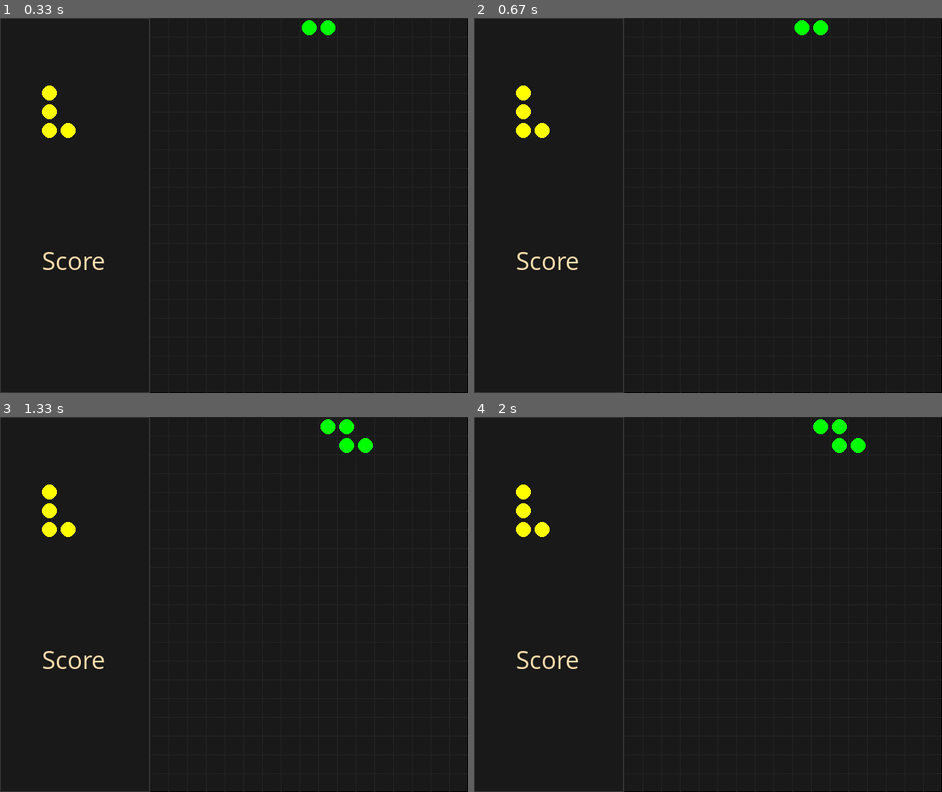
Above: before the commit, frames 1-4 (two rows, left to right).
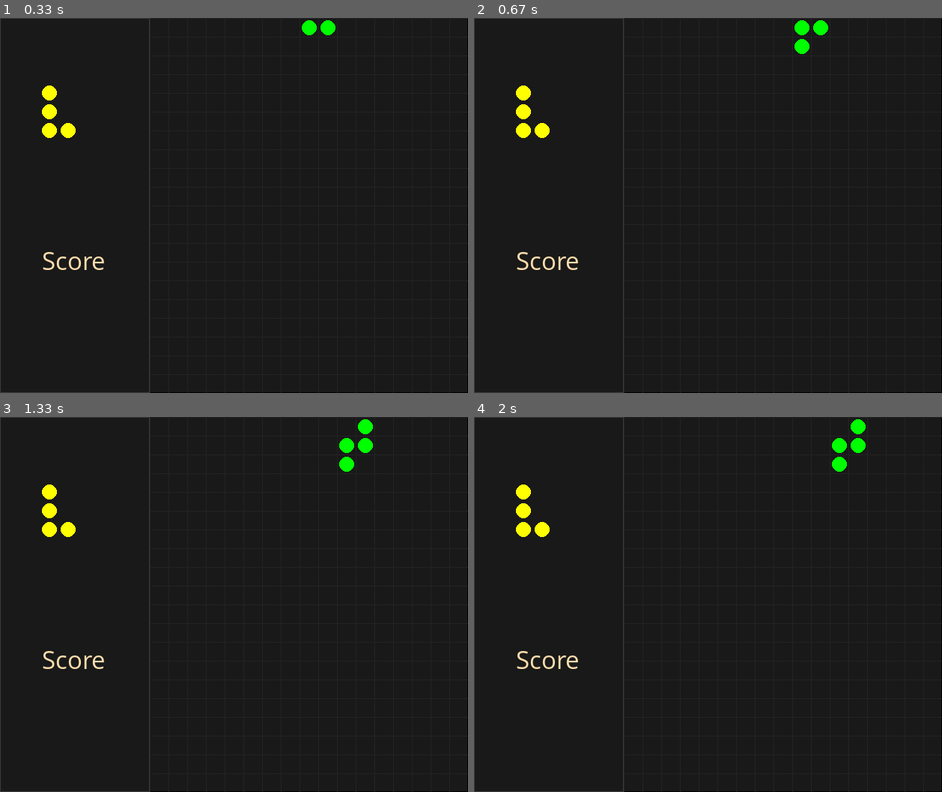
Above: after the commit, the same moments.

Repository: RoboAI/Tetris-in-Pygame
Game: pygame game, started from TheTetrisGame.py
Same seed, same stepped clock (60 frames per second), same inputs: the game is played once before the commit and once after it.
Inputs:
- Up to frame 1 (0.33 s): no input
- Up to frame 2 (0.67 s): hold R from 0.33 s (still down); hold Right from 0.33 s (still down)
- Up to frame 3 (1.33 s): release R at 0.8 s; release Right at 0.8 s; hold Right 0.83-1.3 s
- Up to frame 4 (2 s): hold Up 1.33-1.63 s; hold Right from 1.67 s (still down)

Frame 1 is identical in both runs. In frame 2, 0.1% of the frame differs, in the area x 68-72%, y 5-10%; in frame 3, 0.4%, in the area x 68-80%, y 0-15%; in frame 4, 0.4%.

Commit message:
added class InputProcessor, working

Diff:
--- a/Globals.py
+++ b/Globals.py
@@ -26,6 +26,10 @@
                         "Z": self.ZBlock,
                         "S": self.SBlock,
                         "SQ": self.SQBlock}
+
+    game_over = False
+    layers_cleared = 0
+    player_score = 0
 
     border_thickness = 1
 
--- a/TheTetrisGame.py
+++ b/TheTetrisGame.py
@@ -52,6 +52,7 @@
 def get_new_shape_by_name(shape_name) -> TetriminoShape:
     found_item = gb.GameShapes.get(shape_name)
     return setup_new_shape([shape_name, found_item])
+
 
 
 #setup grid
@@ -151,13 +152,6 @@
     return ([False, "none"])
 
 
-def move_shape_right(shape: TetriminoShape, str_wall):
-    # check for wall collisions
-    result = check_wall_collision(shape, grid_walls, str_wall)
-    if(result[0] == True):
-        return False
-
-
 # checks for collisions then moves a shape by one space
 def move_shape_by_one(direction, shape: TetriminoShape, walls, wall_desc):
 
@@ -285,28 +279,33 @@
 
     #pygame.display.set_caption("touch down")
 
+    # make it stop moving
     player_shape.moving = False
 
+    # player not controlling now so add it to list to be drawn with others
     game_shapes.append(player_shape)
 
     #------------------------
     # TODO: check if landed-shape has gone beyond upper-wall, then its game-over
     #------------------------
 
-    #---------------------------------------------------
+    #-------------------------------------------------------
     # add current shape's blocks to the corresponding layers
     for block in player_shape.blocks:
         layer = all_layers.get(block.shape[1])
         layer.append(block)
-
+    #-------------------------------------------------------
+
+    # get rows that have been filled
     layers_to_delete = get_completed_rows()
     layers_to_delete.sort(reverse = True)
 
+    # if rows are complete then remove and push others down
     if( len(layers_to_delete) > 0):
+        #----------------------------------------------------
         #store a copy of layers list to reconstruct after removing completed layers (rows)
         keys = list(all_layers.keys())
         keys.sort(reverse = True)
-        keys_copy = keys.copy()
 
         # remove completed layers
         remove_layers(all_layers, layers_to_delete)
@@ -317,17 +316,15 @@
 
         # loop through layers pushing them down
         for i in range(len(adjusted_layer_keys)):
-            # if reference-layer is > real layer, then push real-layer down
-            if(keys_copy[i] > adjusted_layer_keys[i]):
+            # if reference-layer (keys[i]) is below real-layer (adjusted_layer_keys[i]),
+            # then push real-layer down to match it
+            if(keys[i] > adjusted_layer_keys[i]):
                 shift_layer_down(all_layers, adjusted_layer_keys[i],
-                                 (keys_copy[i] - adjusted_layer_keys[i]) / gb.grid_square_size)
+                                 (keys[i] - adjusted_layer_keys[i]) / gb.grid_square_size)
 
         # add the missing top layers
         add_missing_layers()
-
-    #---------------------------------------------------
-
-    #player_shape = get_new_shape_by_name("I")
+        #---------------------------------------------------
 
     # switch current-shape to the displayed next-shape
     player_shape = get_new_shape_by_name(player_next_shape.desc)
@@ -336,8 +333,6 @@
     player_next_shape = setup_next_shape(get_next_random_shape())
 
 
-def check_and_remove_rows():
-    pass
 
 # move shape left one block
 def move_shape_left_once(shape: TetriminoShape):
@@ -357,16 +352,30 @@
 def move_shape_up_once(shape: TetriminoShape):
     return move_shape_by_one("up", shape, grid_walls, "bottom-wall")
 
-
-# rotate shape clockwise
-def rotate_shape_cw(shape: TetriminoShape, degrees):
+# rotate shape clockwise if possible
+def rotate_shape_cw(shape: TetriminoShape, degrees = 90):
     for shape in game_shapes:
         if player_shape.check_rotation_collision(player_shape.blocks[player_shape.rotation_index].shape, degrees, shape, grid_walls, gb.grid_block_distance):
             break
     else:
         player_shape.rotate(player_shape.blocks[player_shape.rotation_index].shape, 90)
 
-
+#------------------------------------------
+class InputProcessor:
+    def __init__(self) -> None:
+        self.delegates = {pygame.K_LEFT: move_shape_left_once,
+                          pygame.K_UP: move_shape_up_once,
+                          pygame.K_RIGHT: move_shape_right_once,
+                          pygame.K_DOWN: move_shape_down_once,
+                          pygame.K_r: rotate_shape_cw}
+
+    def get_delegate(self, key_pressed):
+        return self.delegates.get(key_pressed, None)
+#-------------------------------------------
+
+
+#-------------------------------------------
+input_processor = InputProcessor()
 counter = 0
 
 # main loop
@@ -380,31 +389,16 @@
         if event.type == pygame.QUIT:
             running = False
 
-        # TODO: change grid_walls to dictionary
+        # check for key-down
         elif event.type == pygame.KEYDOWN:
-            if(event.key == pygame.K_LEFT):
-                move_shape_left_once(player_shape)
-
-            elif event.key == pygame.K_RIGHT:
-                move_shape_right_once(player_shape)
-
-            elif event.key == pygame.K_DOWN:
-                move_shape_down_once(player_shape)
-
-            elif event.key == pygame.K_UP:
-                move_shape_up_once(player_shape)
-
-            elif event.key == pygame.K_a:
-                del player_shape.blocks[0]
-
-            elif event.key == pygame.K_1:
-                pass
-
-            elif event.key == pygame.K_2:
-                rotate_shape_cw(player_shape, 90)
-
-            elif event.key == pygame.K_3:
-                pass
+
+            # if game is not over
+            if(gb.game_over == False):
+
+                # get functoin delegate and call it
+                fn = input_processor.get_delegate(event.key)
+                if( fn != None ):
+                    fn(player_shape)
 
 
     # Fill the background
